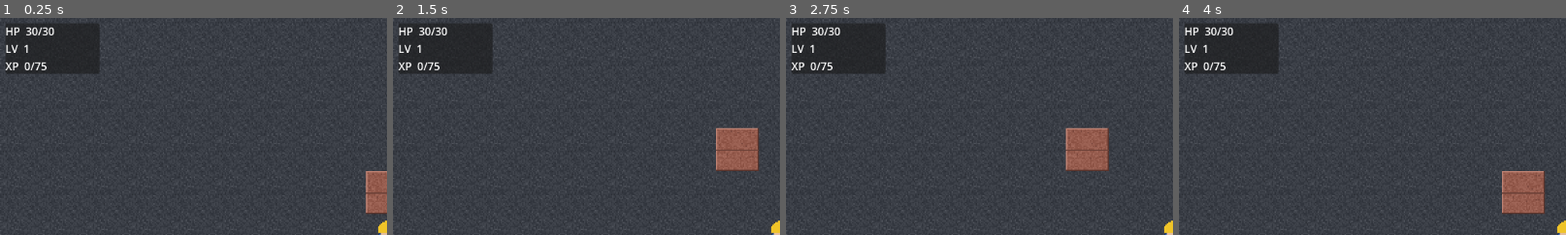
Above: before the commit, frames 1-4 (left to right).
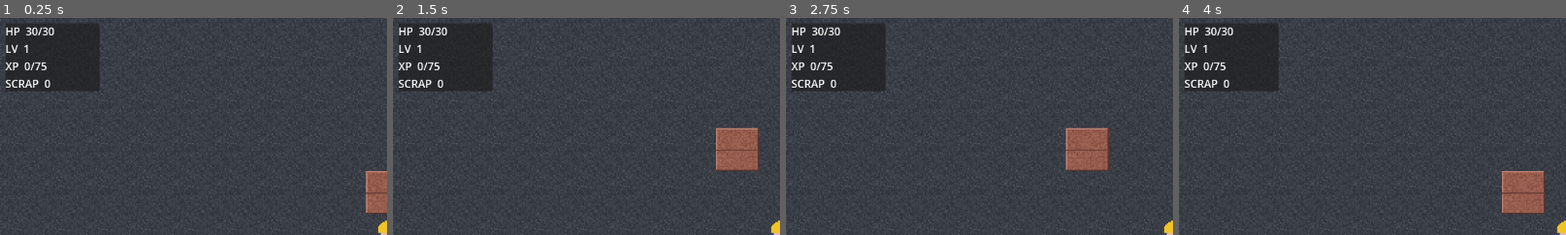
Above: after the commit, the same moments.

Repository: hundycougar/modern-rpg
Game: Godot game, scene res://main/world.tscn
Two runs of this game, one before a commit and one after it. Both use one fixed random seed, a clock stepped at 60 frames per second and the inputs below.
Inputs:
- Up to frame 1 (0.25 s): no input
- Up to frame 2 (1.5 s): tap Enter at 0.5 s; hold D (move_right) 0.53-1.28 s; hold S (move_down) from 1.28 s (still down)
- Up to frame 3 (2.75 s): tap Space at 2 s; release S (move_down) at 2.03 s; hold D (move_right) from 2.03 s (still down)
- Up to frame 4 (4 s): tap Enter at 2.75 s; release D (move_right) at 2.78 s; hold W (move_up) 2.78-3.53 s; tap Space at 3.5 s; hold A (move_left) from 3.53 s (still down)
The pictures show only the part of the screen within x 0-50%, y 0-50%; the shares and areas given below are measured in that part.

The runs differ from the first frame. In frame 1, 1.3% of the frame differs, in the area x 1-26%, y 25-34%; in frame 2, 1.3%; in frame 3, 1.3%; in frame 4, 1.3%.

Commit message:
Factory: M1 build passing acceptance test

Diff:
--- a/battle/battle.tscn
+++ b/battle/battle.tscn
@@ -144,6 +144,16 @@
 text = "VICTORY!"
 horizontal_alignment = 1
 
+[node name="Loot" type="Label" parent="."]
+visible = false
+layout_mode = 0
+offset_left = 400.0
+offset_top = 305.0
+offset_right = 750.0
+offset_bottom = 335.0
+theme_override_font_sizes/font_size = 20
+horizontal_alignment = 1
+
 [node name="GameOver" type="Control" parent="."]
 visible = false
 layout_mode = 3
--- a/battle/battle_manager.gd
+++ b/battle/battle_manager.gd
@@ -61,6 +61,7 @@
 @onready var _target_menu: VBoxContainer = $TargetMenu
 @onready var _enemy_timer: Timer = $EnemyTimer
 @onready var _banner: Label = $Banner
+@onready var _loot: Label = $Loot
 @onready var _game_over: Control = $GameOver
 
 
@@ -309,24 +310,38 @@
 			_game_over.show()
 			return
 
+	# Fleeing is its own result: you didn't win, so the enemy is still out there.
+	# Settling it here (not on the way out) means the win's loot is already banked
+	# by the time we put the summary on screen.
+	Game.end_battle("fled" if _fled else winner())
+
 	if _fled:
 		_say("You fled the fight.")
 	elif winner() == "player":
 		_say("Victory! All enemies are down.")
 		_banner.show()
+		_loot.text = _loot_summary(Game.last_loot)
+		_loot.show()
 	else:
 		_say("You are down. Defeat...")
 	_return_to_overworld()
 
 
+# "+8 scrap, found bandage" — the item half only when something dropped.
+func _loot_summary(loot: Dictionary) -> String:
+	var text: String = "+%d scrap" % int(loot.get("scrap", 0))
+	var item: String = loot.get("item", "")
+	if item != "":
+		text += ", found %s" % item.replace("_", " ")
+	return text
+
+
 func _on_restart_pressed() -> void:
 	Game.reset_player()
 	get_tree().change_scene_to_file(OVERWORLD_SCENE)
 
 
 func _return_to_overworld() -> void:
-	# Fleeing is its own result: you didn't win, so the enemy is still out there.
-	Game.end_battle("fled" if _fled else winner())
 	await get_tree().create_timer(EXIT_DELAY).timeout
 	get_tree().change_scene_to_file(OVERWORLD_SCENE)
 
--- a/game/game_manager.gd
+++ b/game/game_manager.gd
@@ -17,6 +17,26 @@
 
 var player_level: int = 1
 var player_xp: int = 0
+
+var scrap: int = 0
+# item_id -> quantity.
+var inventory: Dictionary = {}
+# What the last won fight dropped, for the battle screen's loot summary.
+var last_loot: Dictionary = {}
+
+# What each enemy type drops. Rolls below `chance` land the item.
+const LOOT_TABLES := {
+	"thug": {
+		"scrap_min": 5, "scrap_max": 15,
+		"common": {"id": "bandage", "chance": 0.40},
+		"rare": {"id": "stimpack", "chance": 0.05},
+	},
+	"drone": {
+		"scrap_min": 8, "scrap_max": 20,
+		"common": {"id": "scrap_metal", "chance": 0.40},
+		"rare": {"id": "power_cell", "chance": 0.08},
+	},
+}
 
 # enemy_id -> seconds left until it respawns.
 var _defeated: Dictionary = {}
@@ -38,6 +58,9 @@
 	player_agility = 8
 	player_level = 1
 	player_xp = 0
+	scrap = 0
+	inventory = {}
+	last_loot = {}
 
 
 # XP needed to go from `level` to `level + 1`.
@@ -75,6 +98,58 @@
 	player_hp = player_max_hp
 
 
+# --- loot ---
+
+func add_scrap(n: int) -> void:
+	scrap += n
+
+
+func add_item(item_id: String, qty: int = 1) -> void:
+	inventory[item_id] = item_count(item_id) + qty
+
+
+func item_count(item_id: String) -> int:
+	return inventory.get(item_id, 0)
+
+
+# An unknown enemy type drops nothing.
+func loot_table(enemy_type: String) -> Dictionary:
+	return LOOT_TABLES.get(enemy_type, {})
+
+
+# Pure: the same two rolls always give the same drop. `roll_loot` supplies the RNG.
+func resolve_loot(enemy_type: String, scrap_roll: float, item_roll: float) -> Dictionary:
+	var table := loot_table(enemy_type)
+	if table.is_empty():
+		return {"scrap": 0, "item": ""}
+
+	var scrap_min: int = table["scrap_min"]
+	var scrap_max: int = table["scrap_max"]
+	var dropped: int = scrap_min + int(round((scrap_max - scrap_min) * scrap_roll))
+
+	var rare: Dictionary = table["rare"]
+	var common: Dictionary = table["common"]
+	var item := ""
+	if item_roll < float(rare["chance"]):
+		item = rare["id"]
+	elif item_roll < float(rare["chance"]) + float(common["chance"]):
+		item = common["id"]
+
+	return {"scrap": dropped, "item": item}
+
+
+func roll_loot(enemy_type: String) -> Dictionary:
+	return resolve_loot(enemy_type, randf(), randf())
+
+
+func award_loot(enemy_type: String) -> Dictionary:
+	var loot := roll_loot(enemy_type)
+	add_scrap(loot["scrap"])
+	if loot["item"] != "":
+		add_item(loot["item"])
+	return loot
+
+
 # Records the enemy that triggered the fight and where to put the player back.
 func begin_battle(enemy_id: int, return_pos: Vector2i, enemy_type: String = "") -> void:
 	pending_enemy_id = enemy_id
@@ -89,6 +164,7 @@
 	if result == "player" and pending_enemy_id != -1:
 		_defeated[pending_enemy_id] = respawn_delay
 		gain_xp(xp_reward(pending_enemy_type))
+		last_loot = award_loot(pending_enemy_type)
 
 
 func is_defeated(enemy_id: int) -> bool:
--- a/project.godot
+++ b/project.godot
@@ -46,6 +46,12 @@
 ]
 }
 
+toggle_inventory={
+"deadzone": 0.5,
+"events": [Object(InputEventKey,"resource_local_to_scene":false,"resource_name":"","device":-1,"window_id":0,"alt_pressed":false,"shift_pressed":false,"ctrl_pressed":false,"meta_pressed":false,"pressed":false,"keycode":0,"physical_keycode":73,"key_label":0,"unicode":0,"location":0,"echo":false,"script":null)
+]
+}
+
 [rendering]
 
 textures/canvas_textures/default_texture_filter=0
--- a/ui/hud.gd
+++ b/ui/hud.gd
@@ -4,17 +4,36 @@
 # picks up changes made in battle without any wiring.
 
 @onready var _label: Label = $Panel/Label
+@onready var _inventory_panel: PanelContainer = $Inventory
+@onready var _inventory_label: Label = $Inventory/Label
 
 
 func _process(_delta: float) -> void:
 	refresh()
 
 
+func _unhandled_input(event: InputEvent) -> void:
+	if event.is_action_pressed("toggle_inventory"):
+		_inventory_panel.visible = not _inventory_panel.visible
+
+
 func refresh() -> void:
-	_label.text = "HP  %d/%d\nLV  %d\nXP  %d/%d" % [
+	_label.text = "HP  %d/%d\nLV  %d\nXP  %d/%d\nSCRAP  %d" % [
 		Game.player_hp,
 		Game.player_max_hp,
 		Game.player_level,
 		Game.player_xp,
 		Game.xp_for_level(Game.player_level),
+		Game.scrap,
 	]
+	if _inventory_panel.visible:
+		_inventory_label.text = _inventory_text()
+
+
+func _inventory_text() -> String:
+	if Game.inventory.is_empty():
+		return "INVENTORY (I)\n(empty)"
+	var lines := ["INVENTORY (I)"]
+	for item_id in Game.inventory:
+		lines.append("%s  x%d" % [item_id.replace("_", " "), Game.inventory[item_id]])
+	return "\n".join(lines)
--- a/ui/hud.tscn
+++ b/ui/hud.tscn
@@ -15,4 +15,17 @@
 layout_mode = 2
 text = "HP  30/30
 LV  1
-XP  0/75"
+XP  0/75
+SCRAP  0"
+
+[node name="Inventory" type="PanelContainer" parent="."]
+visible = false
+offset_left = 8.0
+offset_top = 108.0
+offset_right = 188.0
+offset_bottom = 208.0
+
+[node name="Label" type="Label" parent="Inventory"]
+layout_mode = 2
+text = "INVENTORY (I)
+(empty)"
Not shown, added: tests/test_m3d.gd.uid
